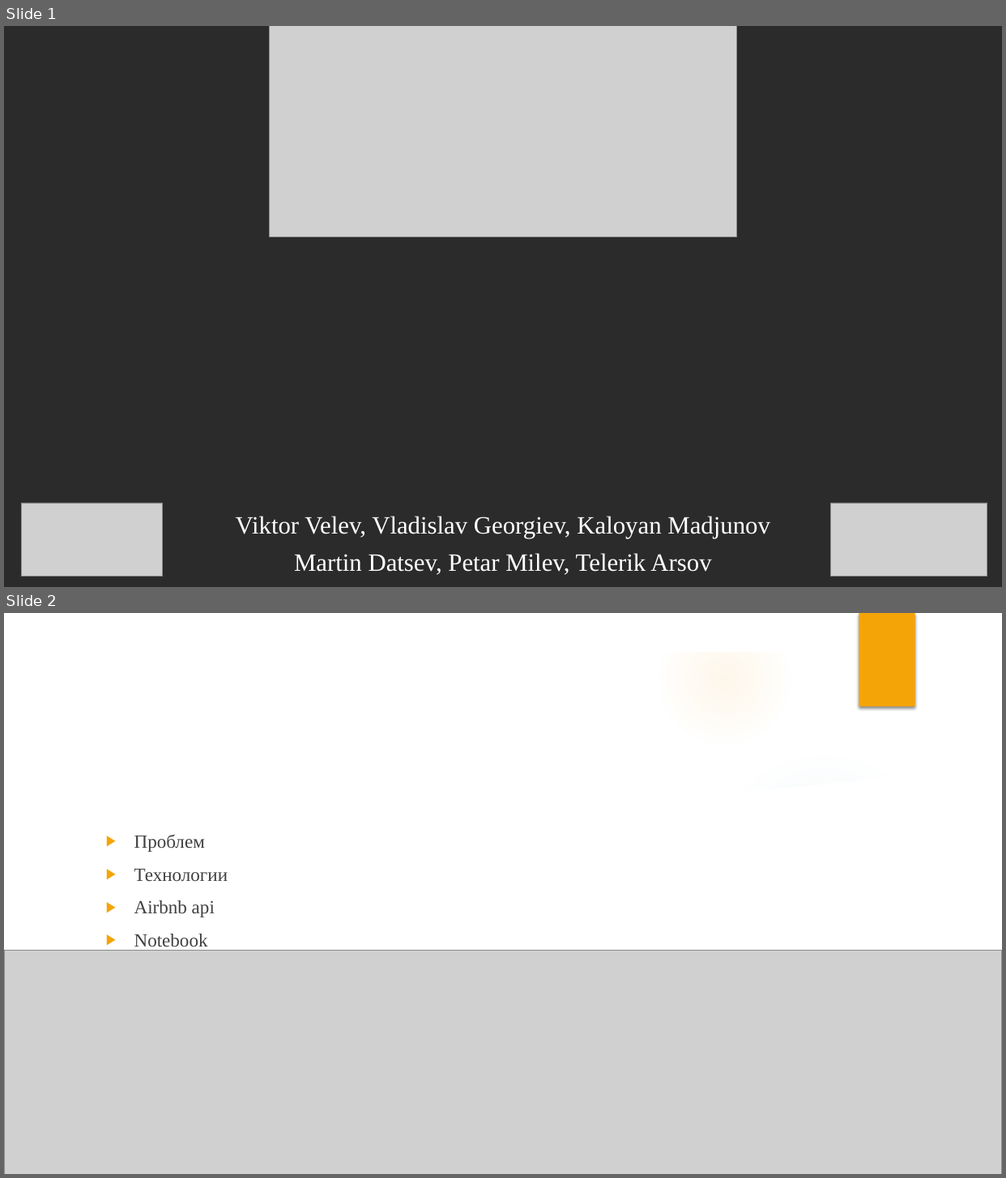
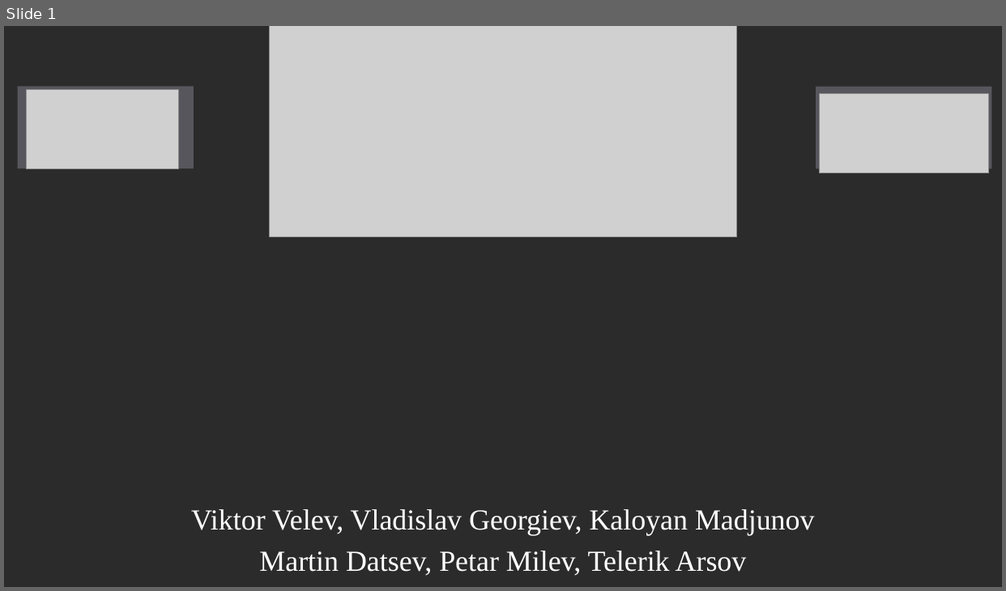
Before and after one commit to vision-sofia/Peper-Analysis, a slide deck: presentation/Peper Analysis.pptx. Shown one above the other, each under a label of ours: slides 1 and 2 before the commit, slide 1 after it. The pictures are 1006x1178 and 1006x591 pixels, drawn with LibreOffice and Linux fonts; fonts in the diff are those of the drawing; grey boxes stand for pictures; background and template pictures are left out; a plain dark background stands for a picture behind light text. Boxes give left, top, right and bottom in pixels: in the first picture for what was removed or moved away, otherwise in the second. Text is boxed around its words. In the diff, an @@ line names an element or a change of style, - is before the commit and + after.

```diff
--- a/presentation/Peper Analysis.pptx
+++ b/presentation/Peper Analysis.pptx
@@ slide 2 removed at bbox=[4, 613, 1002, 1174], background picture (left out) @@
@@ group removed at bbox=[4, 613, 1002, 1174]: 4 ellipses, 3 freeform shapes @@
@@ rectangle removed at bbox=[859, 613, 915, 707] @@
@@ text removed at bbox=[134, 834, 228, 952] @@
-▶ Проблем
-▶ Технологии
-▶ Airbnb api
-▶ Notebook
-▶ Data set
-▶ Демо
@@ picture removed at bbox=[4, 950, 1002, 1174] @@
@@ slide 1 changed as well @@
@@ rectangle added at bbox=[18, 86, 194, 169], fill #B8B3C9 at 32% opacity @@
@@ picture: place and size @@
-picture at bbox=[21, 503, 162, 576]
+picture at bbox=[26, 90, 177, 169]
@@ rectangle added at bbox=[816, 87, 992, 169], fill #B8B3C9 at 32% opacity @@
@@ picture: place and size @@
-picture at bbox=[830, 503, 987, 576]
+picture at bbox=[819, 94, 988, 173]
@@ subtitle "Viktor Velev, Vladislav Georgiev, Kaloyan ...": place and size @@
-subtitle "Viktor Velev, Vladislav Georgiev, Kaloyan ..." at bbox=[236, 516, 770, 575]
+subtitle "Viktor Velev, Vladislav Georgiev, Kaloyan ..." at bbox=[191, 510, 815, 576]
@@ subtitle "Viktor Velev, Vladislav Georgiev, Kaloyan ..." at bbox=[191, 510, 815, 576]: size 24 to 28 pt @@
```
Also in this commit, not shown: 6 slides added, 5 other slides removed, 8 other files.
